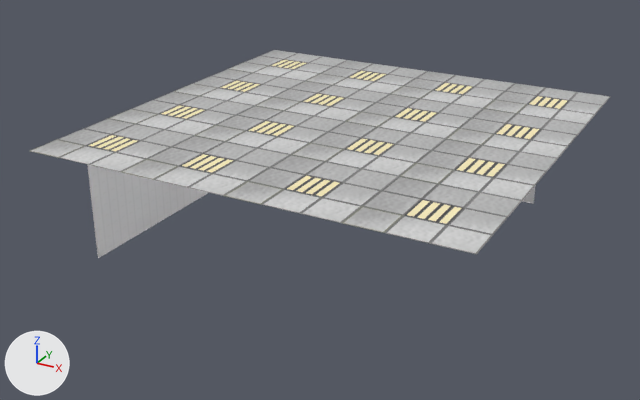
The Blender file blendfiles/floor.blend as it was, and as the next commit left it.
Both versions are drawn from a 50 mm lens placed at (16.79, -27.09, 11.97), pointed at (5.42, -6.42, 1.63). Arrows for +X, +Y and +Z are at lower left; the lights stay in place.

The first picture shows 'Ceiling', 'Wall'.
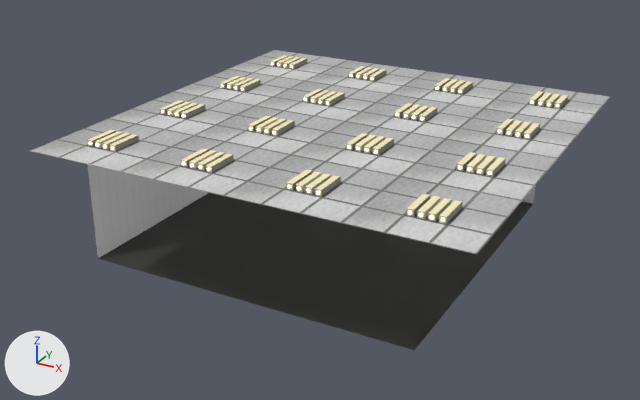
Diff of the bpy script that builds the scene:
```diff
--- a/blendfiles/floor.blend.py
+++ b/blendfiles/floor.blend.py
@@ me_plane_001 @@
 # used by ob_ceiling; location = (0.0, 0.0, 4.0)
-me_plane_001.from_pydata(...)  # 8 vertices, 2 faces; spans x 0.0..3.0, y -3.0..0.0, z -0.01..0.0
+me_plane_001.from_pydata(...)  # 168 vertices, 131 faces; spans x 0.0..3.0, y -3.0..0.0, z 0.0..0.16
+# me_plane_001 part 1: a new loose piece, a 6-sided cylinder along y spanning x 1.087..1.166, y -1.984..-1.016, z 0.035..0.125, in mat_material_002 (white #ffffff)
+# me_plane_001 part 2: a new loose piece, a 6-sided cylinder along y spanning x 1.337..1.415, y -1.984..-1.016, z 0.035..0.125, in mat_material_002 (white #ffffff)
+# me_plane_001 part 3: a new loose piece, a 6-sided cylinder along y spanning x 1.588..1.666, y -1.984..-1.016, z 0.035..0.125, in mat_material_002 (white #ffffff)
+# me_plane_001 part 4: a new loose piece, a 6-sided cylinder along y spanning x 1.841..1.919, y -1.984..-1.016, z 0.035..0.125, in mat_material_002 (white #ffffff)
+# me_plane_001 part 5
+# 4 vertices are removed from x 0.99..1.98, y -2.0..-1.0, z -0.01
+# 2 faces are deleted
+# 32 vertices are added at x 0.0..3.0, y -2.0..-1.04, z 0.0
+# 32 new vertices lie (0.0, 0.04, 0.0) away from vertices in x 0.0..3.0, y -2.0..-1.04, z 0.0
+# 24 new vertices lie (0.0, 0.0, 0.16) away from vertices in x 1.04..1.96, y -1.96..-1.04, z 0.0
+# 14 new vertices lie (0.0, -1.0, 0.0) away from vertices in x 1.0..2.0, y -2.0, z 0.0
+# 14 new vertices lie (0.0, 1.0, 0.0) away from vertices in x 1.0..2.0, y -1.0, z 0.0
+# 99 new faces join them, mat_ceiling (picture img_dropceiling_png)
 me_plane_001.materials.append(mat_ceiling)
@@ ob_floor @@
 ob_floor.location = (1.0, -1.0, 0.0)
-ob_floor.hide_set(True)
```

What differs and where, as boxes [x1, y1, x2, y2] in the pictures (640 x 400 px):
'Floor', shown (black)
    after: [98, 193, 533, 350]
part 1 of me_plane_001, added
    after: [88, 62, 533, 215]
part 2 of me_plane_001, added
    after: [96, 63, 542, 217]
part 3 of me_plane_001, added
    after: [103, 65, 550, 219]
part 4 of me_plane_001, added
    after: [111, 65, 559, 222]
part 5 of me_plane_001, built on
    both: [85, 52, 572, 254]
